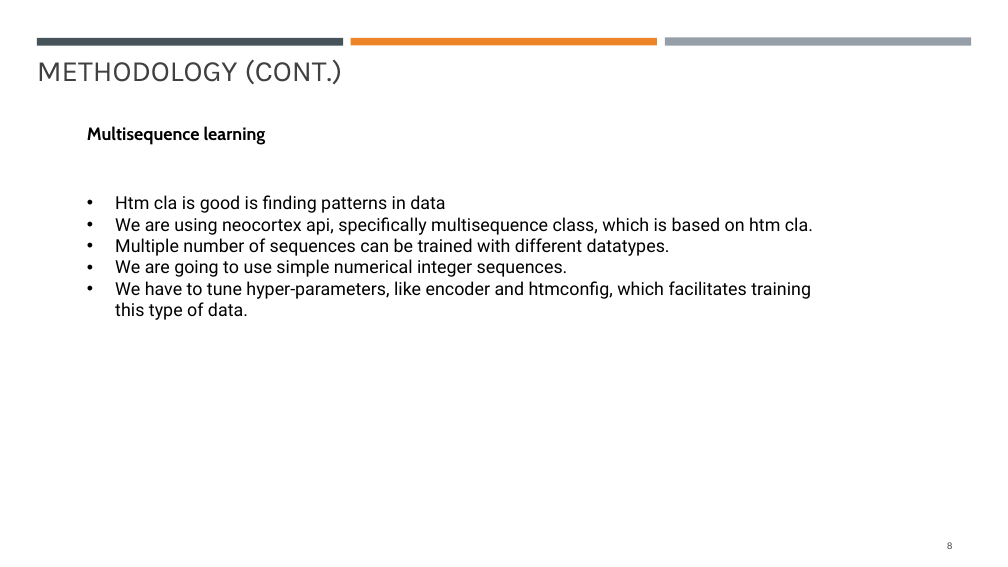
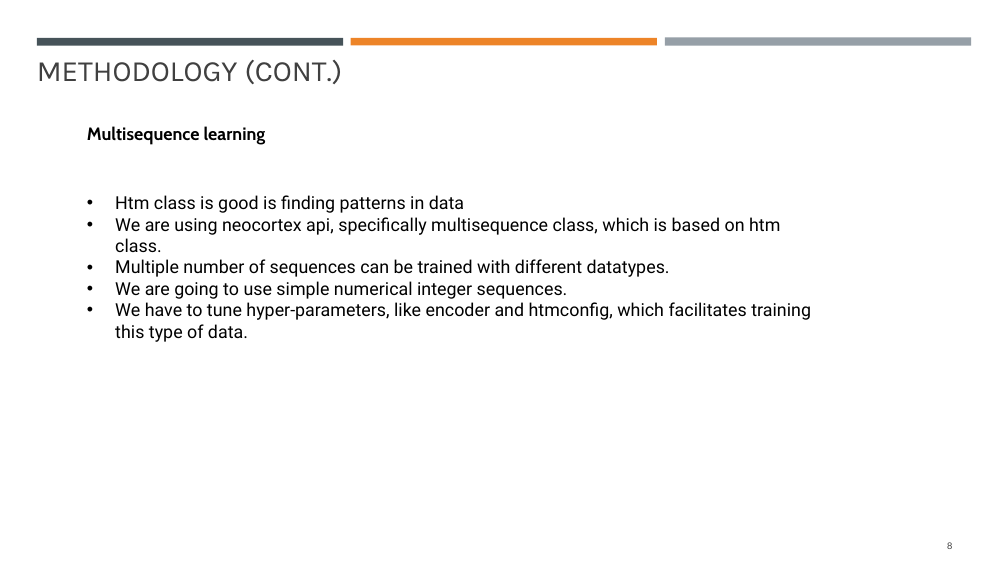
Before and after one commit to mahbubur-r/neocortexapi, a slide deck: slide 8 of source/MySEProject/Documentation/ML 2425-03 Implement Anomaly Detection Sample.pptx. Drawn at 1008x567 pixels with LibreOffice and Linux fonts; fonts in the diff are those of the drawing. Boxes give left, top, right and bottom in pixels: in the first picture for what was removed or moved away, otherwise in the second. Text is boxed around its words. In the diff, an @@ line names an element or a change of style, - is before the commit and + after.

```diff
--- a/source/MySEProject/Documentation/ML 2425-03 Implement Anomaly Detection Sample.pptx
+++ b/source/MySEProject/Documentation/ML 2425-03 Implement Anomaly Detection Sample.pptx
@@ text at (115,195,780,252): text changed @@
-• Htm cla is good is finding patterns in data
-• We are using neocortex api, specifically multisequence class, which is based on htm cla.
+• Htm class is good is finding patterns in data
+• We are using neocortex api, specifically multisequence class, which is based on htm class.
```
Also in this commit, not shown: 8 other slides changed, 2 other files.
